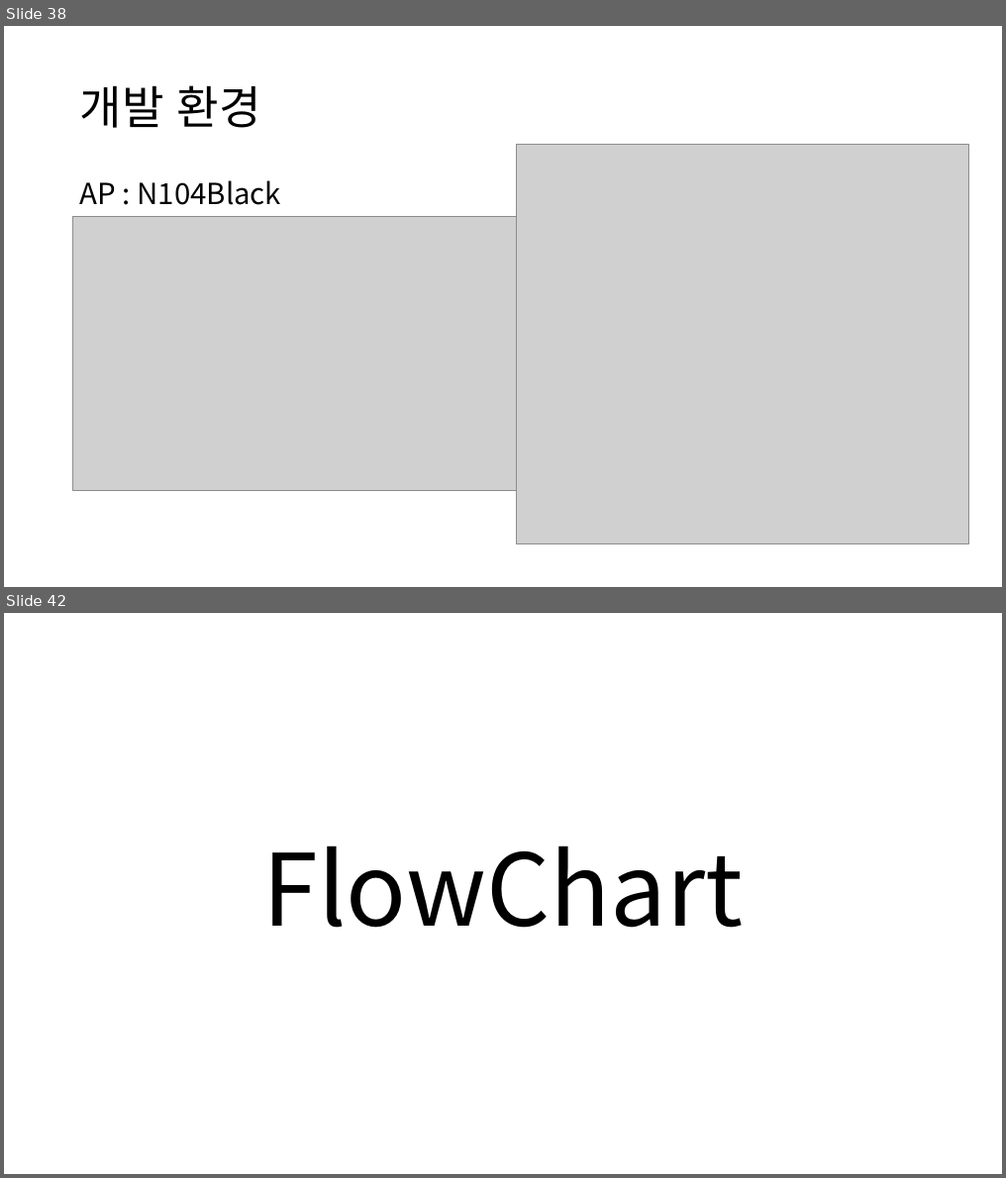
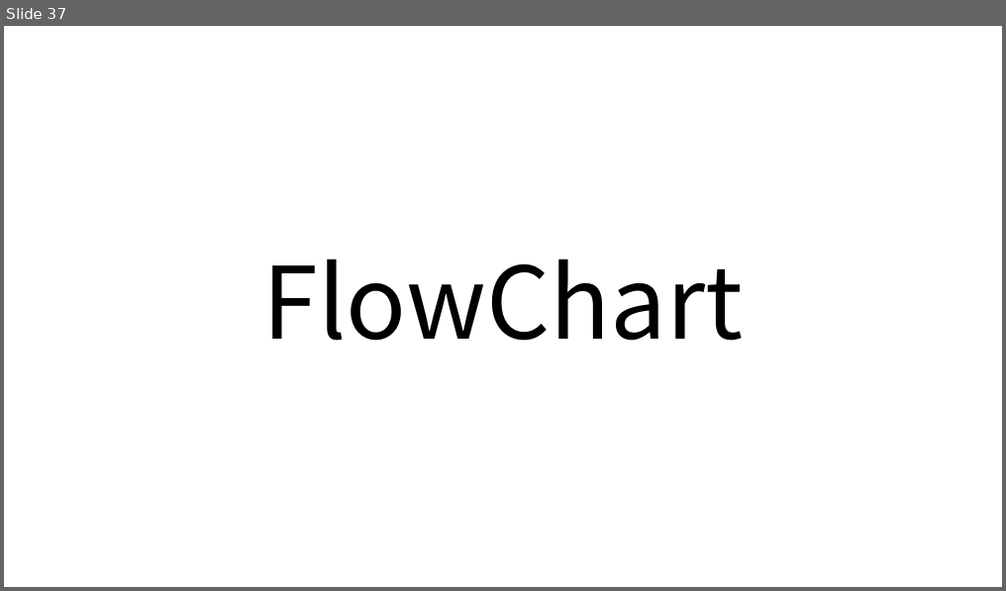
Before and after one commit to gunwooKim-Korea/network-fuzzer, a slide deck: networkfuzzer/Network fuzzer.pptx. Shown one above the other, each under a label of ours: slides 38 and 42 before the commit, slide 37 after it; the slides between them are not shown. The pictures are 1006x1178 and 1006x591 pixels, drawn with LibreOffice and Linux fonts; fonts in the diff are those of the drawing; grey boxes stand for pictures. Boxes give left, top, right and bottom in pixels: in the first picture for what was removed or moved away, otherwise in the second. Text is boxed around its words. In the diff, an @@ line names an element or a change of style, - is before the commit and + after.

```diff
--- a/networkfuzzer/Network fuzzer.pptx
+++ b/networkfuzzer/Network fuzzer.pptx
@@ slide 38 removed at (4,26,1002,587), background #FFFFFF @@
@@ title removed at (80,85,261,128) @@
-개발 환경
@@ picture removed at (516,144,968,544) @@
@@ text removed at (80,180,282,205) @@
-AP : N104Black
@@ picture removed at (73,217,517,491) @@
@@ what was slide 42 is now slide 37 @@
```
Also in this commit, not shown: 3 slides changed, 6 slides added, 4 other slides removed.
